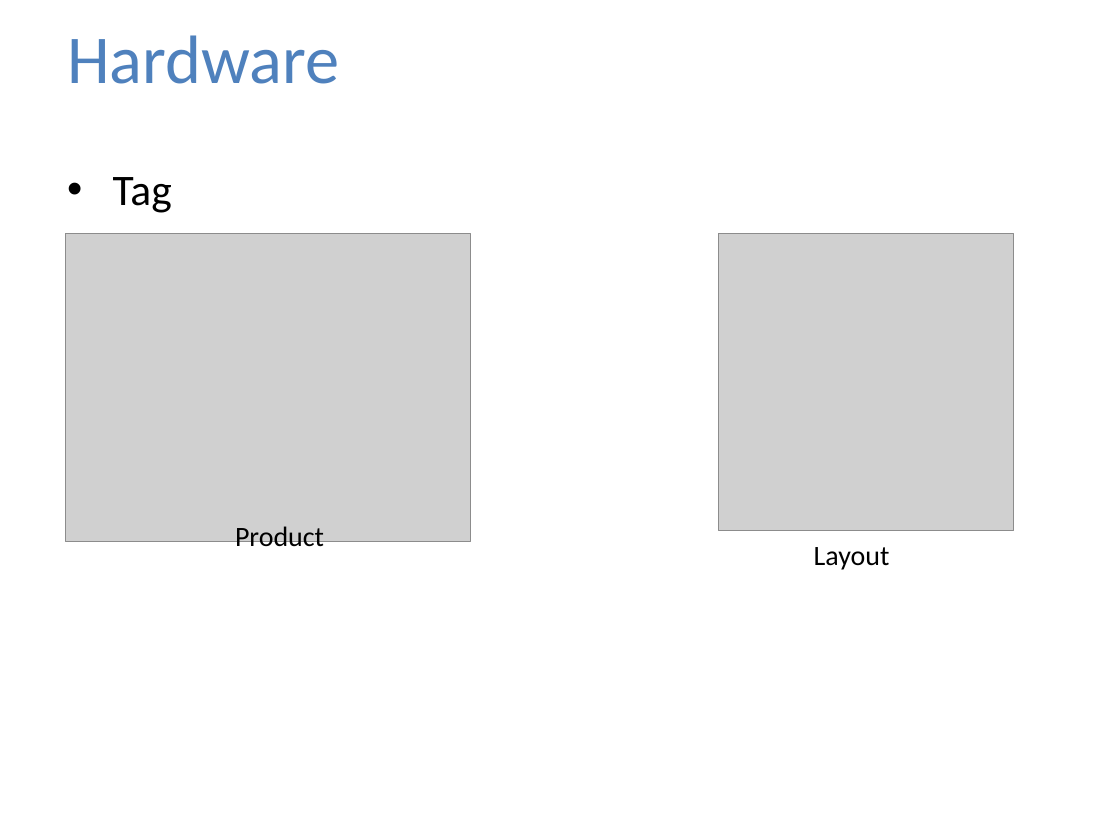
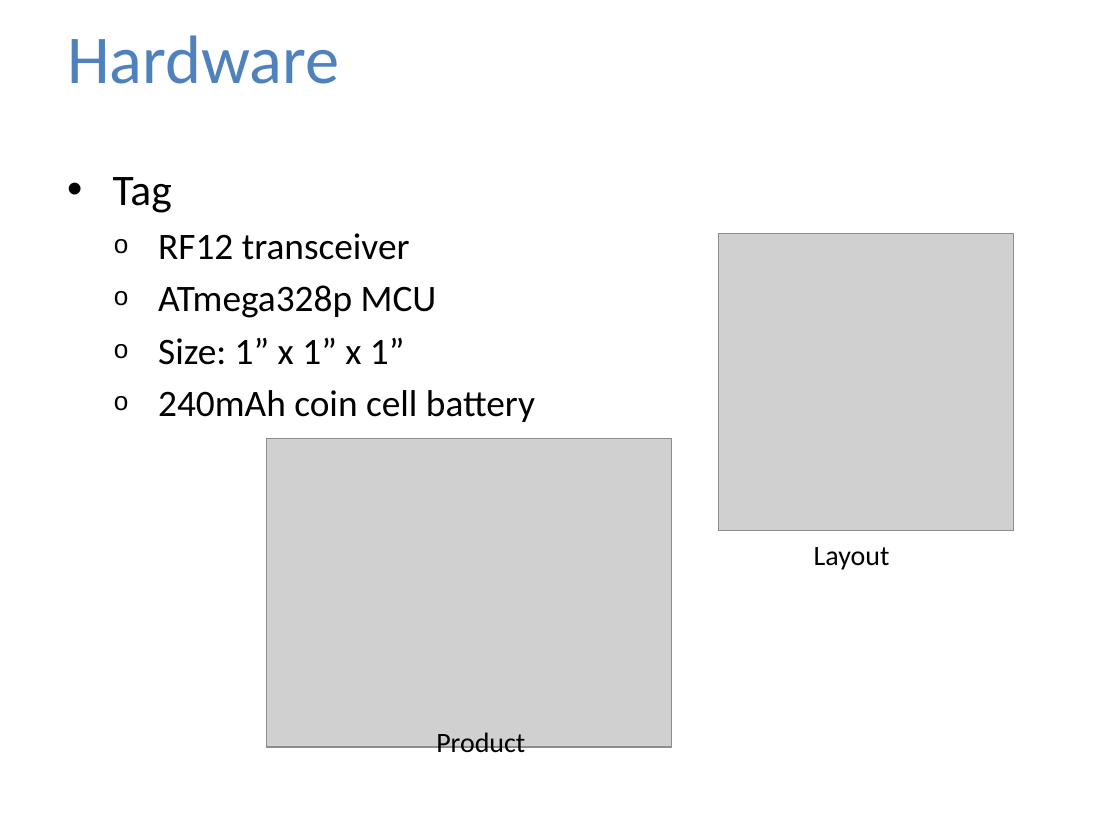
Before and after one commit to jolleekin/tiu-tracking, a slide deck: slide 7 of Docs/TIU_Tracking_Presentation_v1.pptx. Drawn at 1120x840 pixels with LibreOffice and Linux fonts; fonts in the diff are those of the drawing; grey boxes stand for pictures; background and template pictures are left out. Boxes give left, top, right and bottom in pixels: in the first picture for what was removed or moved away, otherwise in the second. Text is boxed around its words. In the diff, an @@ line names an element or a change of style, - is before the commit and + after.

```diff
--- a/Docs/TIU_Tracking_Presentation_v1.pptx
+++ b/Docs/TIU_Tracking_Presentation_v1.pptx
@@ text at (x1=158, y1=233, x2=535, y2=422): paragraphs added @@
+  o RF12 transceiver
+  o ATmega328p MCU
+  o Size: 1” x 1” x 1”
+  o 240mAh coin cell battery
@@ picture moved from (x1=65, y1=233, x2=470, y2=541) to (x1=267, y1=439, x2=672, y2=747) @@
@@ text "Product" moved from (x1=235, y1=526, x2=324, y2=553) to (x1=436, y1=732, x2=525, y2=758) @@
```
Also in this commit, not shown: 2 other slides changed, 1 slide added.
